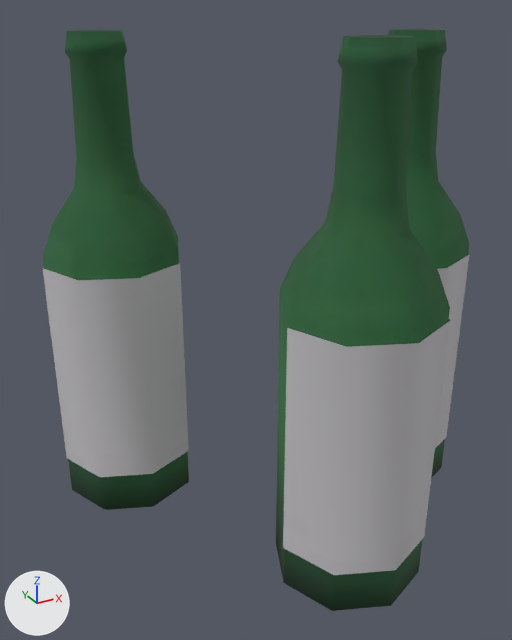
Before and after pictures for a commit that changed the glTF model app/static/room/models/f13299.glb.
One viewpoint serves both versions: a 50 mm lens placed at (-5.2, -8.47, 7.66), pointed at (-0.49, 0.1, 3.37). Arrows for +X, +Y and +Z are at lower left; the lights stay in place. The picture after the commit comes second. Where no turn or scale is listed for an object, it has been applied to the vertices. Vertices at exactly the same position are counted once.

Script lines for the objects in view, before the commit:
```python
me_mesh_0 = bpy.data.meshes.new('Mesh_0')
me_mesh_0.from_pydata(...)  # 468 vertices, 876 faces; spans x 0.0..6.34, y -5.78..0.0, z 0.0..7.38
# faces by material slot: [426, 426, 24]
me_mesh_0.materials.append(mat_mrebody)
me_mesh_0.materials.append(mat_mglassr)
me_mesh_0.materials.append(mat_mrefabric)
ob_mesh_0 = bpy.data.objects.new('Mesh_0', me_mesh_0)
ob_mesh_0.location = (-3.17, 2.88, 0.0)
```
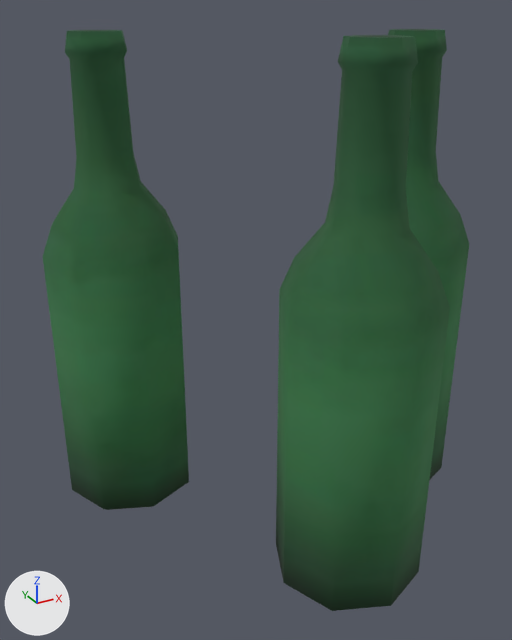
Where the newer file only moved an object's origin or applied its transform, the numbers keep the older frame.

Where the change shows, as pixel boxes (x1, y1, x2, y2) in the pictures (512 x 640 px):
'Mesh_0', reshaped
    before: (43, 29, 470, 611)
    after: (43, 29, 469, 611)
part 1 of me_mesh_0, deleted
    before: (43, 263, 189, 477)
part 2 of me_mesh_0, deleted
    before: (435, 253, 470, 448)
part 3 of me_mesh_0, deleted
    before: (283, 319, 450, 575)

What the commit changed:
me_mesh_0 is used by ob_mesh_0; location (-3.17, 2.88, 0.0).
me_mesh_0 had 468 vertices, 876 faces and spanned x 0.0..6.34, y -5.78..0.0, z 0.0..7.38.
me_mesh_0 now has 438 vertices, 852 faces and spans x 0.02..6.32, y -5.76..0.0, z 0.0..7.38.
me_mesh_0 part 1: the loose piece of 10 vertices spanning x 0.0..1.88, y -2.18..-0.3, z 0.76..4.13 is deleted.
me_mesh_0 part 2: the loose piece of 10 vertices spanning x 4.46..6.34, y -3.98..-2.1, z 0.76..4.13 is deleted.
me_mesh_0 part 3: the loose piece of 10 vertices spanning x 2.07..4.27, y -5.78..-4.68, z 0.76..4.13 is deleted.
me_mesh_0 no longer uses material mat_mrefabric.
